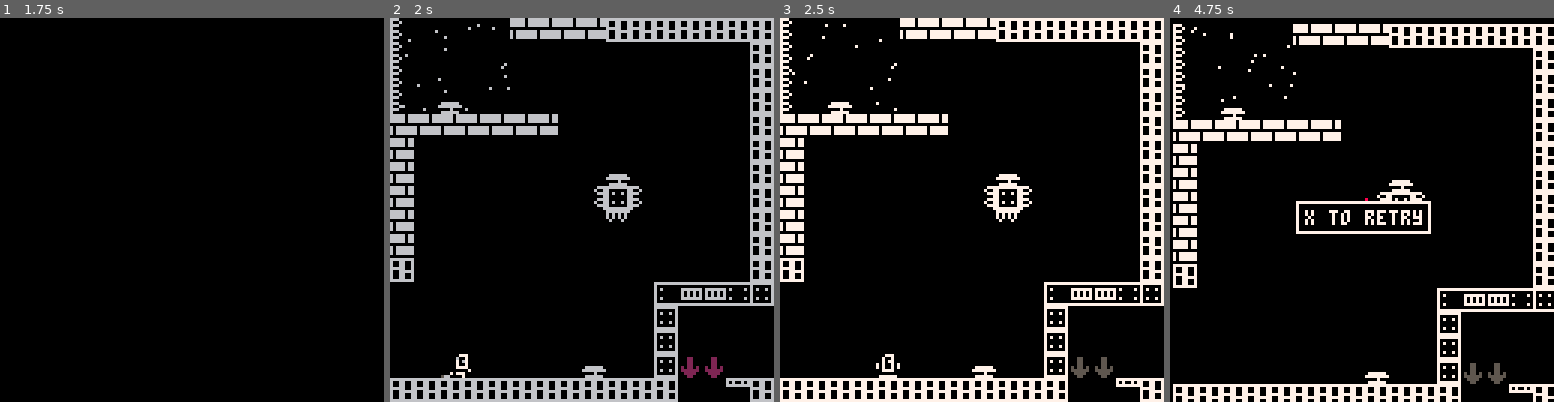
Above: before the commit, frames 1-4 (left to right).
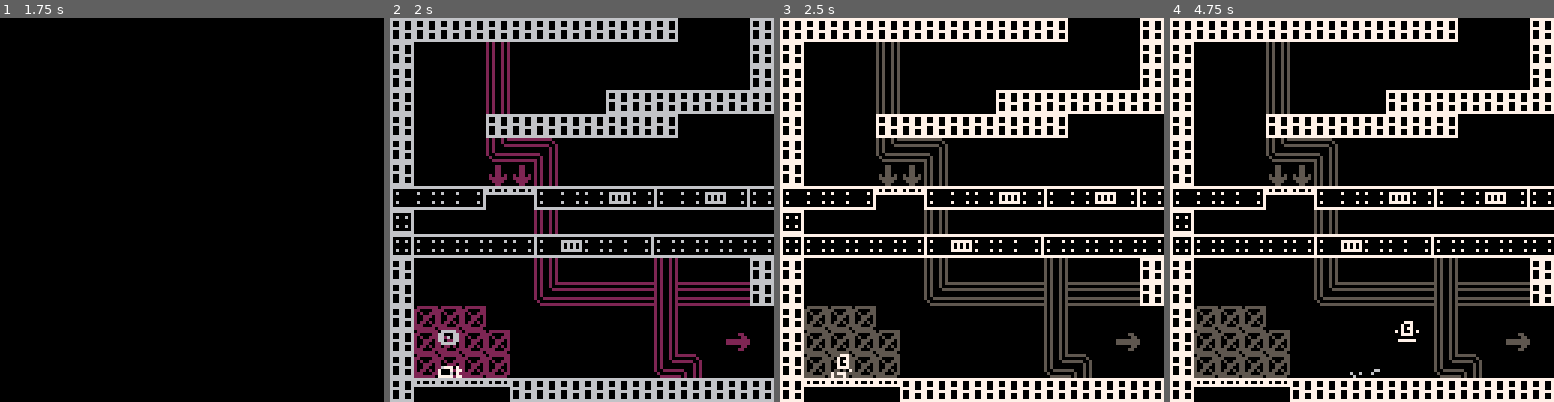
Above: after the commit, the same moments.

Repository: OllieBlomfield/nin
Game: PICO-8 cartridge nin.p8
Same seed, same stepped clock (60 frames per second), same inputs: the game is played once before the commit and once after it.
Inputs:
- Up to frame 1 (1.75 s): tap X (X key) at 0.33, 1.07 s; tap O (Z key) at 0.7, 1.7 s; hold Right from 1.6 s (still down)
- Up to frame 2 (2 s): keep holding Right; tap X (X key) at 1.85 s
- Up to frame 3 (2.5 s): release Right at 2.1 s; tap O (Z key) at 2.1 s; hold Up 2.15-2.42 s; hold Right from 2.47 s (still down)
- Up to frame 4 (4.75 s): tap O (Z key) every 0.4 s from 2.5 to 4.5 s; tap X (X key) at 2.97, 4.08 s; release Right at 3.03 s; hold Left 3.08-3.58 s; hold Down 3.63-3.97 s; hold Right 4.02-4.68 s; hold Up from 4.73 s (still down)

Frame 1 is identical in both runs. In frame 2, 26% of the frame differs, in the area x 0-100%, y 0-100%; in frame 3, 26%; in frame 4, 32%.

Commit message:
Added 2 more screens

Diff:
--- a/nin.p8
+++ b/nin.p8
@@ -13,6 +13,7 @@
 #include scripts/particles/blood.lua
 #include scripts/particles/collect.lua
 #include scripts/particles/snow.lua
+#include scripts/particles/fire.lua
 #include scripts/utils/palettes.lua
 #include scripts/utils/health.lua
 #include scripts/utils/collision.lua
@@ -74,14 +75,14 @@
 50000555707777770505050550000050505000558000008008888808700070000008700700000000000000000000000000000000000000000000000000000000
 50000505707777770555055505050505505005000808080880808080700070000008700700000000000000000000000000000000000000000000000000000000
 50000000000000000000000050505050505005058080808008080808777f77ee7ee8777700000000000000000000000000000000000000000000000000000000
-0055555577777777000000000000000055555555c888c00077777777000008880000000000000000000000000000000000000000000000000000000000000000
-05000005700000070077770000888800500550058887800070000777000080080000000000000000000000000000000000000000000000000000000000000000
-50500005777777770700007008000080500550058887800070000707000008880000000000000000000000000000000000000000000000000000000000000000
-50000555700000070708007008070080555005558888800070007007000000080000000000000000000000000000000000000000000000000000000000000000
-50505005777777770700807008007080555005558888800070077007000008880000000000000000000000000000000000000000000000000000000000000000
-5000500570000007070000700800008050055005c888c00070777777000080080000000000000000000000000000000000000000000000000000000000000000
-50505005777777770077770000888800500550050000000070077770000008880000000000000000000000000000000000000000000000000000000000000000
-55555555777777770000000000000000555555550000000070000000000000080000000000000000000000000000000000000000000000000000000000000000
+0055555577777777cccccccccccccccc55555555c888c00077777777000008880000000000000000000000000000000000000000000000000000000000000000
+0500000570000007cc7777cccc8888cc500550058887800070000777000080080000000000000000000000000000000000000000000000000000000000000000
+5050000577777777c700007cc800008c500550058887800070000707000008880000000000000000000000000000000000000000000000000000000000000000
+5000055570000007c708007cc807008c555005558888800070007007000000080000000000000000000000000000000000000000000000000000000000000000
+5050500577777777c700807cc800708c555005558888800070077007000008880000000000000000000000000000000000000000000000000000000000000000
+5000500570000007c700007cc800008c50055005c888c00070777777000080080000000000000000000000000000000000000000000000000000000000000000
+5050500577777777cc7777cccc8888cc500550050000000070077770000008880000000000000000000000000000000000000000000000000000000000000000
+5555555577777777cccccccccccccccc555555550000000070000000000000080000000000000000000000000000000000000000000000000000000000000000
 55555555700000000000000000000000777777777777777700000000000000000000000000000000000000000000000000000000000000000000000000000000
 50000005770000000000550000055000777777777777777700000000000000000000000000000000000000000000000000000000000000000000000000000000
 50050005700000000000055000055000777777777777777700000000000000000000000000000000000000000000000000000000000000000000000000000000
@@ -288,35 +289,35 @@
 0000804780610000000047474747478000000000000000000000000040484847000000000000000000000000400000000000000000000000000000000000000080808080808040000000000000000000804780808080800000000000000000008047808080000048000000000000000080008080474700000000000000000000
 0000000000000000000000000000000000000000000000000000000000000000000000000000000000000000000000000000000000000000000000000000000000000000000000000000000000000000000000000000000000000000000000000000000000000000000000000000000000000000000000000000000000000000
 __map__
-0303000000510303030303030303030303030000000000000000000000000000000000000000000000000000000000000000000000000000000000000000000000000000000000000000000000000000000000000000000000000000000000000000000000000000000000000000000000000000000000000000000000000000
-0000000000000302020202030000000000000000000000000000000000000000000000000000000000000000000000000000000000000000000000000000000000000000000000000000000000000000000000000000000000000000000000000000000000000000000000000000000000000000000000000000000000000000
-0505000000000302020202030000000000000000000000000000000000000000000000000000000000000000000000000000000000000000000000000000000000000000000000000000000000000000000000000000000000000000000000000000000000000000000000000000000000000000000000000000000000000000
-0000000000000305052605030000000300000000000000000000000000000000000000000000000000000000000000000000000000000000000000000000000000000000000000000000000000000000000000000000000000000000000000000000000000000000000000000000000000000000000000000000000000000000
-0000000505000002022626030000000300000000000000000000000000000000000000000000000000000000000000000000000000000000000000000000000000000000000000000000000000000000000000000000000000000000000000000000000000000000000000000000000000000000000000000000000000000000
-0000000000000202020226030000000300000000000000000000000000000000000000000000000000000000000000000000000000000000000000000000000000000000000000000000000000000000000000000000000000000000000000000000000000000000000000000000000000000000000000000000000000000000
-0000000000020202020202020000000300000000000000000000000000000000000000000000000000000000000000000000000000000000000000000000000000000000000000000000000000000000000000000000000000000000000000000000000000000000000000000000000000000000000000000000000000000000
-0000000202020202020202020000000300000000000000000000000000000000000000000000000000000000000000000000000000000000000000000000000000000000000000000000000000000000000000000000000000000000000000000000000000000000000000000000000000000000000000000000000000000000
-0305050503020202020202020000000300000000000000000000000000000000000000000000000000000000000000000000000000000000000000000000000000000000000000000000000000000000000000000000000000000000000000000000000000000000000000000000000000000000000000000000000000000000
-0300000203020202020202030000000300000000000000000000000000000000000000000000000000000000000000000000000000000000000000000000000000000000000000000000000000000000000000000000000000000000000000000000000000000000000000000000000000000000000000000000000000000000
-0304000203020402020202020300000300000000000000000000000000000000000000000000000000000000000000000000000000000000000000000000000000000000000000000000000000000000000000000000000000000000000000000000000000000000000000000000000000000000000000000000000000000000
-0302020203020202020202020300000300000000000000000000000000000000000000000000000000000000000000000000000000000000000000000000000000000000000000000000000000000000000000000000000000000000000000000000000000000000000000000000000000000000000000000000000000000000
-0302020203020203050505030300000300000000000000000000000000000000000000000000000000000000000000000000000000000000000000000000000000000000000000000000000000000000000000000000000000000000000000000000000000000000000000000000000000000000000000000000000000000000
-0302020203050502020202030200000300000000000000000000000000000000000000000000000000000000000000000000000000000000000000000000000000000000000000000000000000000000000000000000000000000000000000000000000000000000000000000000000000000000000000000000000000000000
-0303020202020202020202020200000300000000000000000000000000000000000000000000000000000000000000000000000000000000000000000000000000000000000000000000000000000000000000000000000000000000000000000000000000000000000000000000000000000000000000000000470000000000
-0303030303030303030303030303030300000000000000000000000000000000747474747475757474747574747475740000000000000000000000000000000000000000000000000000000000000000000000000000000000000000000000000000000000000000000000000000000000000000000000000000000000000000
-0303030303030303030303030303030303030303030303030303030300000003000000000000000000000000000000000000000000000000000000000000000051515151515151510000000000000000000000000000000000000000000000001e00000000515151510303030303030303030303030303030303030303030303
-000000000000000000000000000000030000000000000056560000030000000300000000000000000000000000000000000000000000000000000000000000005100000000000000000000000000000000000000000000000000000000003c001e0000000000000000000000000000030a0a0a0d0c0d2c2c2c2c0a0b0b0c0c0d
-0000000000000000000000000000000300000000000000565600000005050503000000000000000000000000000000000000000000000000000000000000000051000000000000000000000000000000000000000000000000000000000000001e000000000000000000000000000003030303032c2c000000002c2c03030303
-0000000000000000000000000000000300000000000000565600000000000003000000000000000000000000000000000000000000000000000000000000000051000000000000000000000000000000000000000000000000000000000000001e004900000000000000000000000003031e2c2c00000000000000002c2c1d03
-00620000555555555555000000000003030000620000005656000000620000030000000000000000000000000000000000000000000000000000000000000000510000000000000000000000000000000000000000000000000000000000000051515151515151000000000000000003031e0000000000000000000000001d03
-03030e1c1c1c1c1c1c1c1c0e03000003030000000000030303030000000000030000000000000000000000000000000000000000000000000000000000000000000000000000000000000000000000000000000000000000000000000000000051000000000000000000000000000003031e1c00620000000000000062001d03
-03030a0b0c610c0c0c0b0c0d000000030300000000030000000003000000000300000000000000000000000000000000000000000000000000000000000000000000000000000000000000000000000000000000000000000000000000000000510000000000000000490000000000030a0a0b0d56560000560056000000551d
-03000000005555000000000000000003035555555503000000000355555555030000000000000000000000000000000000000000000000000000000000000000000000000000000000000000000000000000000000000000000000000000000051000000000000001d0e1e00000000031e00000000001c1c1c1c56000000551d
-0300000000555500006200000000000303555555550300000000035555555503000000000000000000000000000000000000000000000000000000000000000000000000000000000000000000000000000000000000000000000000000000005100000000000000002c0000000000031e00000000001d03031e56006200551d
-030000000055550000000000000000030300000000030000000003000000000300000000000000000000000000000000000000000000000000000000000000000000000000000000000000000000000000000000000000000000000000000000510000000000000000000000000000031e00000000001d03031e56000000551d
-030000000055550000000000000000030300000000000303030300000000000300000000000000000000000000000000000000000000000000000000000000000000000000000000000000000000000000000000000000000000000000000000030000000000000000000000000000031e1c00621c1c1d03031e56000000551d
-0300000000555500000000000505050e030000000000005656000000000000030000000000000000000000000000000000000000000000000000000000000000000000000000000000000000000000000000000000000000000000000000000000000000000000000000000a0b0b0c0e0a0e55550a0d1d03031e56006200551d
-030000000055551c1c1c1c1c1c1c1c03030062000000005656000000620000030000000000000000000000000000000000000000000000000000000000000000000000000000000000000000000000000000000000000000000000000000000000000000000000000000000e000000000000000000001d03031e56000000551d
-0e050505050a0d0c0d0e0b0d0c0c0d03030000000000005656000000000000030000000000000000000000000000000000000000000000000000000000000000000000000000000000000000000000000000000000000000000000000000000000000000000000000000000e000000000000000000001d03031e56000000551d
-0e000000000000000000000000000000030000000000005656000000000000030000000000000000000000000000000000000000000000000000000000000000000000000000000000000000000000000000000000000000000000000000000000000000000000004900000e737300000000001c1c1c1d03031e56000000551d
-0a0c0c0c0d0c0b0b0c0c0d0c0c0c0c030303030303030303030303030303030300000000000000000000000000000000000000000000000000000000000000000a0d0d0e0505050a0c0b0c0b0b0c0d0d000000000000000000000000000000000303030303030303030303030000050303030303030303030303030505050303
+0303000000510303030303030303030303030000000000000000000000000000000000000000000000000000000000000000000000000000000000000000000000000000000000000000000000000000000000000000000000000000000000000000000000000000000000000000000000000000000000000000000000000051
+000000000000030202020203000000000000000000000000000000000000000000000000000000000000000000000000000000000000000000000000000000000000000000000000000000000000000000000000000000000000000000000000000051511e1d51511e1d51515151515151515151515151515151510000000051
+0505000000000302020202030000000000000000000000000000000000000000000000000000000000000000000000000000000000000000000000000000000000000000000000000000000000000000000000000000000000000000000000000051510000002c2c00002c2c2c2c2c2c000000000002511e0006510000000051
+00000000000003050526050300000003000000000000000000000000000000000000000000000000000000000000000000000000000000000000000000000000000000000000000000000000000000000000000000000000000000000000000051510000000000020000000000000000000000000202511e0000510000000051
+00000005050000020226260300000003000000000000000000000000000000000000000000000000000000000000000000000000000000000000000000000000000000000000000000000000000000000000000000000000000000000000000051000000000002040200000000000000000000000202511e0000000000000051
+0000000000000202020226030000000300000000000000000000000000000000000000000000000000000000000000000000000000000000000000000000000000000000000000000000000000000000000000000000000000000000000000005100000000000002000000000000000000000002020251000000000000000051
+0000000000020202020202020000000300000000000000000000000000000000000000000000000000000000000000000000000000000000000000000000000000000000000000000000000000000000000000000000000000000000000000005100000000000000000505000000510000000202020251000000000000000051
+00000002020202020202020200000003000000000000000000000000000000000000000000000000000000000000000000000000000000000000000000000000000000000000000000000000000000000000000000000000000000000000000051000002000000000000000000005151515105050551510000001c0000000051
+030505050302020202020202000000030000000000000000000000000000000000000000000000000000000000000000000000000000000000000000000000000000000000000000000000000000000000000000000000000000000000000000510002040200000000000000000002515100000000000000001d511e00000051
+030000020302020202020203000000030000000000000000000000000000000000000000000000000000000000000000000000000000000000000000000000000000000000000000000000000000000000000000000000000000000000000000510000020000000000000000000002515100000000000000001d511e00000051
+030400020302040202020202030000030000000000000000000000000000000000000000000000000000000000000000000000000000000000000000000000000000000000000000000000000000000000000000000000000000000000000000510000000000000000000000000202515100000000000000001d511e00000051
+0302020203020202020202020300000300000000000000000000000000000000000000000000000000000000000000000000000000000000000000000000000000000000000000000000000000000000000000000000000000000000000000005100000000000000000000000202025151000000001c0000001d511e00000051
+03020202030202030505050303000003000000000000000000000000000000000000000000000000000000000000000000000000000000000000000000000000000000000000000000000000000000000000000000000000000000000000000051000000000000000000000202025151510000001d511e00001d511e00000051
+03020202030505020202020302000003000000000000000000000000000000000000000000000000000000000000000000000000000000000000000000000000000000000000000000000000000000000000000000000000000000000000000051000000000000000202020202515151510000001d511e00001d511e00000051
+03030202020202020202020202000003000000000000000000000000000000000000000000000000000000000000000000000000000000000000000000000000000000000000000000000000000000000000000000000000000000000000000051000000020202020202025151515151511c1c491d511e1c491d511e1c491c51
+0303030303030303030303030303030300000000000000000000000000000000747474747475757474747574747475740000000000000000000000000000000000000000000000000000000000000000000000000000000000000000000000005100000202515151515151515151515151515151515175747575747574757551
+0303030303030303030303030303030303030303030303030303030300000003000000000000000000000000000000000000000000000000000000000000000051515151515151510303030303030303515151515151515151515151515151511e02020202515151510303030303030303030303030303030303030303030303
+0000000000000000000000000000000300000000000000565600000300000003000000000000000000000000000000000000000000000000000000000000000051060000550000000000005500000003510202020202020e0e020202020202511e0000020200000000000000000000030a0a0a0d0c0d2c2c2c2c0a0b0b0c0c0d
+0000000000000000000000000000000300000000000000565600000005050503000000000000000000000000000000000000000000000000000000000000000051000000555555555555555500000003030062000002020e0e020206005200511e000000000000000000000000000003030303032c2c000000002c2c03030303
+0000000000000000000000000000000300000000000000565600000000000003000000000000000000000000000000000000000000000000000000000000000051555555000000000000000055555503030000000002020e0e02021c005200031e004900000000000000000000000003031e2c2c00000000000000002c2c1d03
+0062000055555555555500000000000303000062000000565600000062000003000000000000000000000000000000000000000000000000000000000000000051000000000056000000560000000003035656560e1e1d0e0e56560e1e52000351515151515151000000000000000003031e0000000000000000000000001d03
+03030e1c1c1c1c1c1c1c1c0e0300000303000000000003030303000000000003000000000000000000000000000000000000000000000000000000000000000003000000560000005600000056000003030000000e1e1d0e0e00000e1e52000351020202020200000000000000000003031e1c00620000000000000062001d03
+03030a0b0c610c0c0c0b0c0d00000003030000000003000000000300000000030000000000000000000000000000000000000000000000000000000000000000030056000000560000005600000056030300621d0e1e1d0e0e00000e00521d03510202020000000000490000000000030a0a0b0d56560000560056000000551d
+03000000005555000000000000000003035555555503000000000355555555030000000000000000000000000000000000000000000000000000000000000000030000005600000056000000560000030300001d0e1e1d0e0e00000e00521d0351020202000000001d0e1e00000000031e00000000001c1c1c1c56000000551d
+0300000000555500006200000000000303555555550300000000035555555503000000000000000000000000000000000000000000000000000000000000000003005600000056000000560000005603035555550e1e1d0e0e55550e005200035102020000000000002c0000000000031e00000000001d03031e56006200551d
+0300000000555500000000000000000303000000000300000000030000000003000000000000000000000000000000000000000000000000000000000000000003000000560000005600000056000003030000000e1e1d0e0e00000e1e520003510200000000000000000000000000031e00000000001d03031e56000000551d
+0300000000555500000000000000000303000000000003030303000000000003000000000000000000000000000000000000000000000000000000000000000003005600000056000000560000005603031e62000e1e1d0e0e00000e1e520003030000000000000000000000000000031e1c00621c1c1d03031e56000000551d
+0300000000555500000000000505050e03000000000000565600000000000003000000000000000000000000000000000000000000000000000000000000000003000000000000000000000000000003031e00000e1e1d0e0e00000e00521d0300000000000000000000000a0b0b0c0e0a0e55550a0d1d03031e56006200551d
+030000000055551c1c1c1c1c1c1c1c0303006200000000565600000062000003000000000000000000000000000000000000000000000000000000000000000003000000000000000000000000005503035656560e0000000056560e00521d0300000000000000000000000e000000000000000000001d03031e56000000551d
+0e050505050a0d0c0d0e0b0d0c0c0d030300000000000056560000000000000300000000000000000000000000000000000000000000000000000000000000000300000000000000000000000055001f000000000e0000000000001f0052000000000000000000000000000e000000000000000000001d03031e56000000551d
+0e0000000000000000000000000000000300000000000056560000000000000300000000000000000000000000000000000000000000000000000000000000000300000000000000000062000055001f000062000e0000000000001f0052000000000000007200004900000e737300000000001c1c1c1d03031e56000000551d
+0a0c0c0c0d0c0b0b0c0c0d0c0c0c0c030303030303030303030303030303030300000000000000000000000000000000000000000000000000000000000000000a0d0d0e0505050a0c0b0c0b0b0c0d0d030303030303030303030303030303030303030303030303030303030000050303030303030303030303030505050303
--- a/scripts/enemies/enemy.lua
+++ b/scripts/enemies/enemy.lua
@@ -124,13 +124,13 @@
         if t%30 > 15 then
             obj.sp=18
         else
-            obj.sp=17
+            obj.sp=19
         end
     elseif obj.state==2 then
         if t%18 > 9 then
             obj.sp=18
         else
-            obj.sp=17
+            obj.sp=19
         end
     end
 end
--- a/scripts/objects/spring.lua
+++ b/scripts/objects/spring.lua
@@ -1,12 +1,12 @@
 spring={
     update=function(self)
-        if coll(plr,self) then
+        if coll(plr,self) and plr.respawn_state==0 then
             self.frame=0
             if plr.gp then
                 plr.vy=6
                 plr.gp=false
             else
-                plr.vy=4.1
+                plr.vy=4.4
             end
         end
     end,
--- a/scripts/objects/switch.lua
+++ b/scripts/objects/switch.lua
@@ -6,7 +6,6 @@
         if switch_solid==-1 then fset(86,7) else fset(86,128) end
     end,
     draw=function(self)
-        --if switch_solid==1 then pal(5,8) end
         if fget(self.h,7) then pal(8,5) end
         spr(self.h,self.x,self.y)
         pal(8,8)
--- a/scripts/particles/fire.lua
+++ b/scripts/particles/fire.lua
@@ -1,46 +1,31 @@
 fire_cols={8,8,8,8,8,7,7,7}
+fire={}
 
-fire = {
-    x=0,
-    y=0,
-    parts={},
+function add_fire(x,y)
+    for i=1,20 do
+        add(fire,{
+            x=x*(i/2),
+            y=y+rnd(2),
+            og_x=x+(i/2),
+            og_y=y,
+            c=8,
+            l=60,
+            ep=5+x
+        })
+    end
+end
 
-
-    new=function(self, tbl)
-        tbl=tbl or {}
-        setmetatable(tbl,{__index=self})
-        for i=8,0,-1 do
-            add(self.parts,{
-                x=tbl.x,
-                y=tbl.y+i*2,
-                s=3,
-                sp=rnd(3)/10,
-                l=i
-            })
-        end
-        return tbl
-    end,
-
-    update=function(self)
-        for f in all(self.parts) do
-            f.l-=0.05+rnd(2)/100
-            f.y-=0.2
-            --f.s-=f.sp
-            --f.s=flr(f.l)
-            if f.l<=0 then
-                f.x=self.x
-                f.y=self.y
-                f.s=3
-                f.l=6
-            end
-        end
-    end,
-
-    draw=function(self)
-
-        for f in all(self.parts) do
-            --spr(32,f.x,10)
-            circfill(f.x,f.y,f.s,8)
+function fire_update()
+    for f in all(fire) do
+        f.y-=0.2
+        f.x+=rnd(2)-1
+        f.l-=1
+        if f.l==0 then
+            f.x=f.og_x
+            f.y=f.og_y+rnd(2)
+            f.c=8
+            f.l=60
+            f.ep=5+f.og_x
         end
     end
-}
+end
--- a/scripts/player/movement.lua
+++ b/scripts/player/movement.lua
@@ -12,7 +12,7 @@
         plr.x=128
         level_load()
     end
-    if plr.y<0 then
+    if plr.y<0 and my>0   then
         my-=16
         plr.y=128
         level_load()
--- a/scripts/scenes/levels.lua
+++ b/scripts/scenes/levels.lua
@@ -15,10 +15,14 @@
 levels[14]={boss_init,boss_draw}
 levels[15]={function() switch_solid=1 end,0,{106,8}}
 levels[16]={function() switch_solid=-1 end,0,{112,112}}
-levels[23]={function() snow_init(40,33,20) end, snow_draw}
+levels[21]={function() switch_solid=1 for i=1,11 do add_enemy(i*10,8) end end,0}
+levels[22]={function() switch_solid=-1 add_enemy(16,24,0,-1) add_enemy(76,24,0,-1) end,0}
+levels[23]={function() snow_init(40,33,20) end, function() snow_draw() print("⬇️",16,20+2*sin(t/200),7) end}
 levels[24]={function() switch_solid=1 end,0,{96,112}}
 levels[25]={function() add_enemy(112,112,0,-1) end,0}
 levels[27]={snow_init,snow_draw}
+levels[31]={function() snow_init() add_fire(20,20) end,snow_draw}
+levels[32]={snow_init,snow_draw,{20,48}}
 function level_load()
     lvl = 1+(mx/16)+(((48-my)/16)*8)
     t = 0
@@ -32,6 +36,7 @@
     objects={}
     collects={}
     snow={}
+    fire={}
     plr_dust = {}
     health_bar=false
 
@@ -45,8 +50,8 @@
     --reload(0x1000, 0x1000, 0x2000,'data/map00.p8')
     update=level_update
     draw=level_draw
-    mx=96
-    my=16
+    mx=0
+    my=48
     fade_in=16
     player_init({16,112})
     level_load()
@@ -65,6 +70,8 @@
     end
 
     bludsplosion_update()
+
+    fire_update()
 
     for b in all(bloods) do b:update() end
 
@@ -91,6 +98,7 @@
 
 
     for c in all(collects) do pset(c.x,c.y,7) end
+    for f in all(fire) do pset(f.x,f.y,f.c) end
 
 
     for d in all(drip) do
